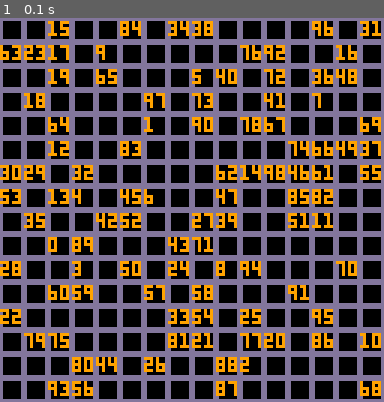
Above: before the commit, frame 1.
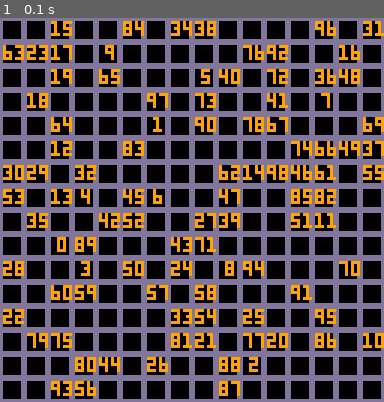
Above: after the commit, the same moment.

Repository: joey-suplari/ludum42
Game: PICO-8 cartridge numsnake.p8
The game is run twice, just before and just after one commit, with the same random seed, the same clock (stepped at 60 frames per second) and the same inputs.
Inputs:
- Up to frame 1 (0.1 s): no input

The runs differ from the first frame. In frame 1, 14% of the frame differs, in the area x 0-100%, y 0-99%.

Commit message:
Update number position

Diff:
--- a/numsnake.lua
+++ b/numsnake.lua
@@ -12,6 +12,8 @@
 numspace=256
 
 numarr = {}
+
+
 
 
 
@@ -53,9 +55,14 @@
     local count = 1
     for x=0,15 do
         for y=0,15 do
-            printh(count)
-            if numarr[count] < maxnum then
-                print(numarr[count],x*8,y*8+1,9)
+            local num = numarr[count]
+
+            if count < numspace and num < maxnum then
+                if num < 10 then
+                    print(num,x*8+3,y*8+1,9)
+                else
+                    print(num,x*8+1,y*8+1,9)
+                end
             end
 
             count=count+1
--- a/numsnake.p8
+++ b/numsnake.p8
@@ -53,9 +55,14 @@
     local count = 1
     for x=0,15 do
         for y=0,15 do
-            printh(count)
-            if numarr[count] < maxnum then
-                print(numarr[count],x*8,y*8+1,9)
+            local num = numarr[count]
+
+            if count < numspace and num < maxnum then
+                if num < 10 then
+                    print(num,x*8+3,y*8+1,9)
+                else
+                    print(num,x*8+1,y*8+1,9)
+                end
             end
 
             count=count+1
